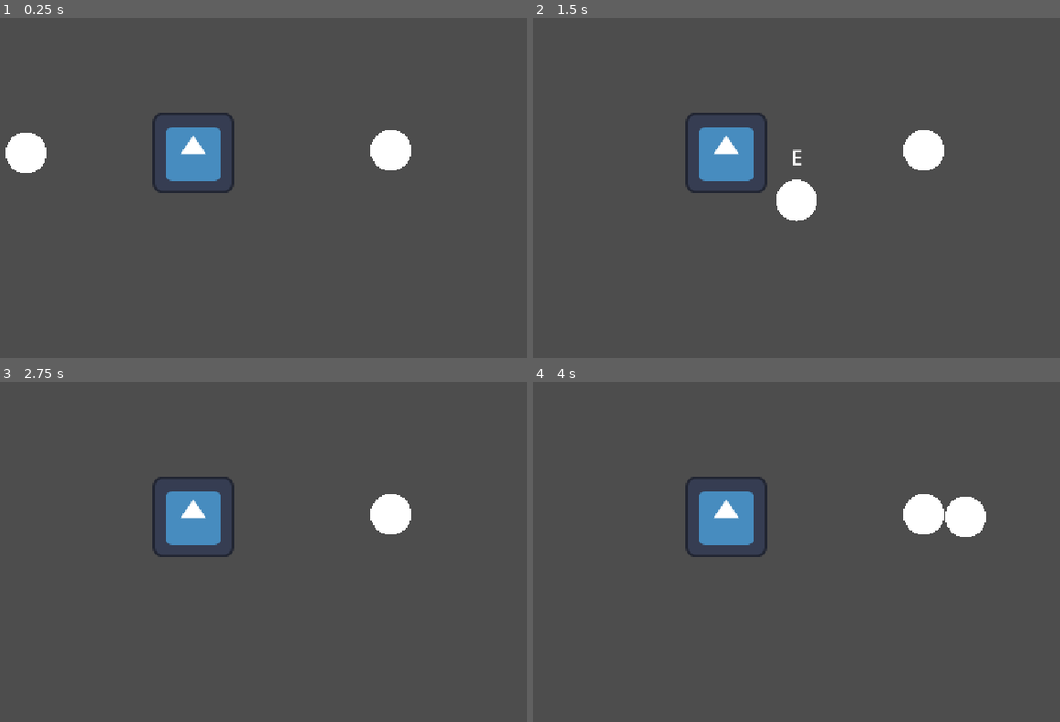
Above: before the commit, frames 1-4 (two rows, left to right).
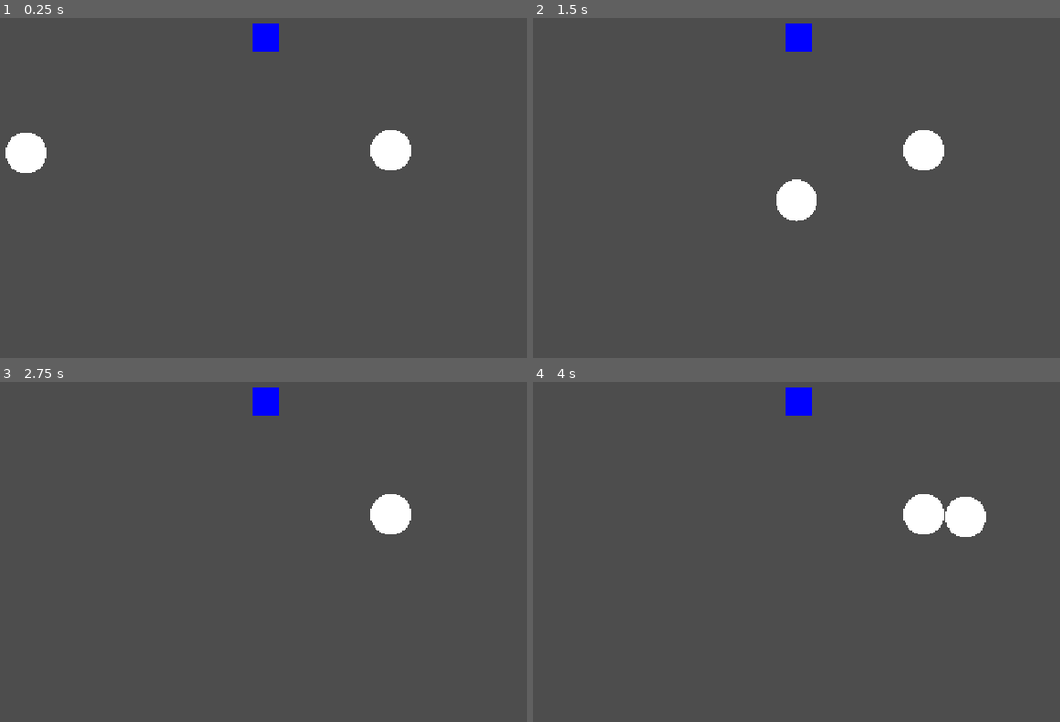
Above: after the commit, the same moments.

Repository: d5n6h2/WholesomeCookingGameCSE3020
Game: Godot game, scene res://scenes/game.tscn
Same seed, same stepped clock (60 frames per second), same inputs: the game is played once before the commit and once after it. The engine's default icon, where the game draws it, is replaced by a stand-in: a white triangle on a blue panel in a dark square.
Inputs:
- Up to frame 1 (0.25 s): no input
- Up to frame 2 (1.5 s): tap Enter at 0.5 s; hold F (actor_one_right) 0.53-1.28 s; hold W (actor_one_interact) 0.53-1.28 s; hold D (actor_one_down) from 1.28 s (still down); tap Shift (actor_two_interact) at 1.35 s
- Up to frame 3 (2.75 s): release D (actor_one_down) at 2.03 s; hold F (actor_one_right) from 2.03 s (still down); hold W (actor_one_interact) from 2.03 s (still down)
- Up to frame 4 (4 s): tap Space at 2.75 s; release F (actor_one_right) at 2.78 s; release W (actor_one_interact) at 2.78 s; hold E (actor_one_up) 2.78-3.53 s; tap Shift (actor_two_interact) at 2.85 s; hold S (actor_one_left) from 3.53 s (still down); hold W (actor_one_interact) from 3.53 s (still down)

The runs differ from the first frame. In frame 1, 2.5% of the frame differs, in the area x 28-53%, y 1-52%; in frame 2, 2.6%; in frame 3, 2.5%; in frame 4, 2.5%.

Commit message:
EvenBus signal hookups

Diff:
--- a/whole-cooking-game/scripts/actor.gd
+++ b/whole-cooking-game/scripts/actor.gd
@@ -17,6 +17,7 @@
 
 func _ready() -> void:
 	add_to_group("actor")
+	EventBus.actor_added.emit(self)
 
 
 
--- a/whole-cooking-game/scripts/game_controller.gd
+++ b/whole-cooking-game/scripts/game_controller.gd
@@ -8,12 +8,7 @@
 
 func _ready() -> void:
 	initialize_scene_controller()
-	scene_controller.change_world_2d_scene("uid://csmxokxboclel") # uid of appliance test scene
-	# we don't have a signal bus for the actors and the input controller to communicate
-	# so for now, just gonna hardcode and set it as task
-	var actors = get_tree().get_nodes_in_group("actor")
-	$InputController.actor_one = actors[0]
-	$InputController.actor_two = actors[1]
+	scene_controller.change_world_2d_scene("uid://c4nq8144xatta") # uid of main_menu scene
 
 
 func initialize_scene_controller() -> void:
--- a/whole-cooking-game/scripts/globals/event_bus.gd
+++ b/whole-cooking-game/scripts/globals/event_bus.gd
@@ -4,3 +4,5 @@
 # signal signal/event_name
 # in signal/event receiving script:
 #  EventBus.signal/event_name.connect([local_function_name])
+
+signal actor_added(actor: Actor)
--- a/whole-cooking-game/scripts/input_controller.gd
+++ b/whole-cooking-game/scripts/input_controller.gd
@@ -4,6 +4,10 @@
 
 @export var actor_one: Actor
 @export var actor_two: Actor
+
+
+func _ready() -> void:
+	EventBus.actor_added.connect(_connect_actor)
 
 
 func _input(event: InputEvent) -> void:
@@ -39,3 +43,12 @@
 
 	#if actor_two.has_method("set_interact_input"):
 		#actor_two.set_interact_input(Input.is_action_pressed("actor_two_interact"))
+
+
+func _connect_actor(actor: Actor) -> void:
+	if not actor:
+		return
+	if not actor_one:
+		actor_one = actor
+	elif not actor_two:
+		actor_two = actor
